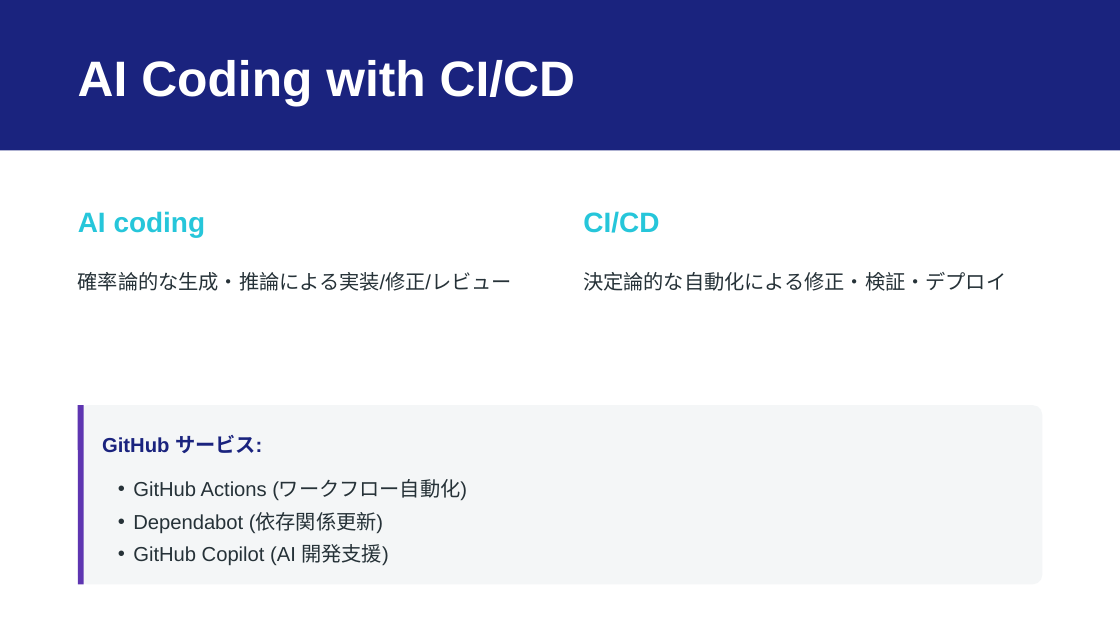
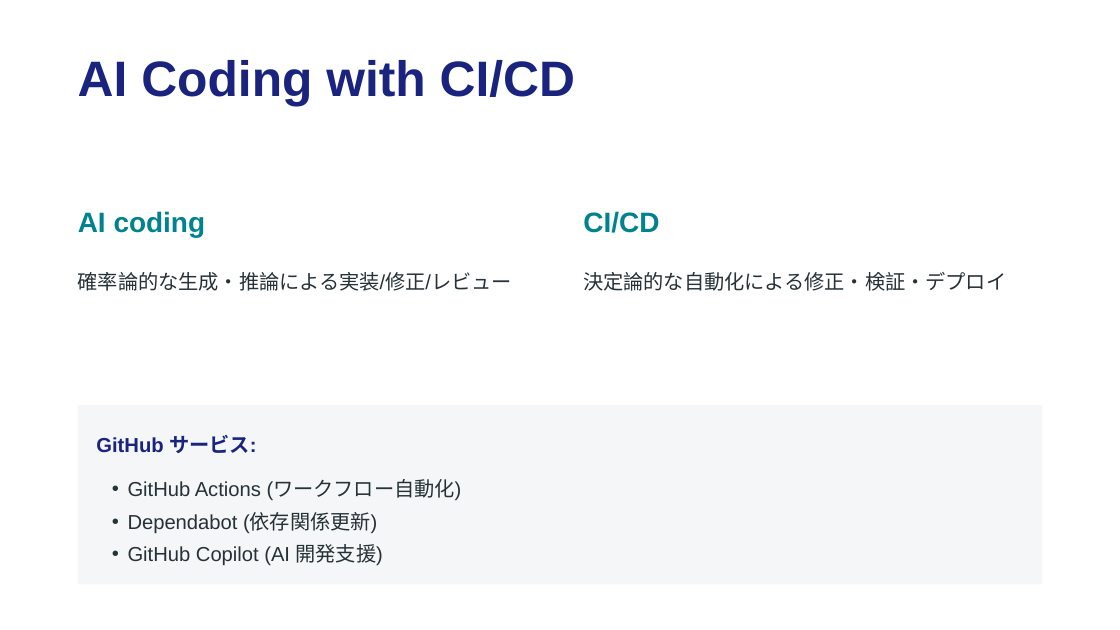
Before and after one commit to dceoy/text-to-slides-lab, a slide deck: slide 4 of workspace/github-actions-copilot.pptx. Drawn at 1120x630 pixels with LibreOffice and Linux fonts; fonts in the diff are those of the drawing. Boxes give left, top, right and bottom in pixels: in the first picture for what was removed or moved away, otherwise in the second. Text is boxed around its words. In the diff, an @@ line names an element or a change of style, - is before the commit and + after.

```diff
--- a/workspace/github-actions-copilot.pptx
+++ b/workspace/github-actions-copilot.pptx
@@ rectangle removed at (x1=0, y1=0, x2=1120, y2=150) @@
@@ text "AI Coding with CI/CD" at (x1=78, y1=60, x2=575, y2=106): text colour #FFFFFF to #1A237E @@
@@ text "AI coding" at (x1=78, y1=211, x2=206, y2=238): text colour #26C6DA to #00838F @@
@@ text "CI/CD" at (x1=583, y1=211, x2=659, y2=233): text colour #26C6DA to #00838F @@
@@ rectangle at (x1=77, y1=405, x2=1042, y2=585): rounded rectangle to rectangle @@
@@ line removed from (81, 405) to (81, 585) @@
@@ text "GitHub サービス:" moved from (x1=102, y1=435, x2=262, y2=453) to (x1=96, y1=435, x2=256, y2=453) @@
@@ text "GitHub Actions (ワークフロー自動化)" moved from (x1=133, y1=481, x2=467, y2=566) to (x1=128, y1=481, x2=462, y2=566) @@
```
Also in this commit, not shown: 13 other slides changed, 16 other files.
